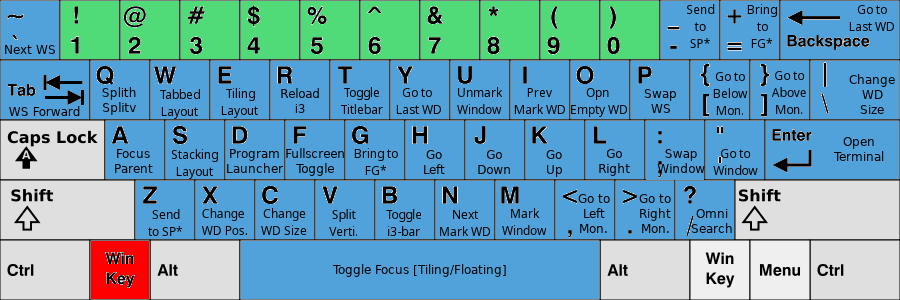
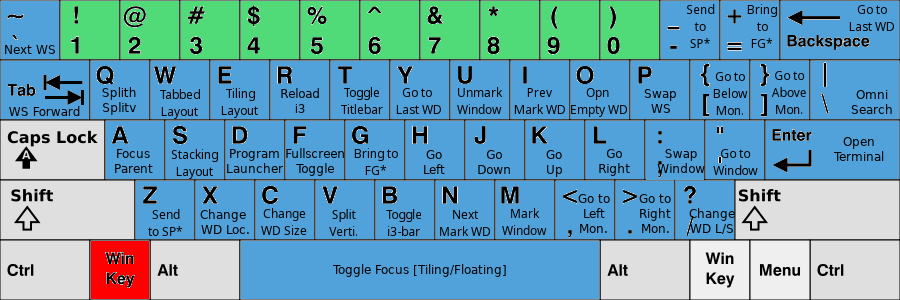
Before/after of a 900×300 layered artwork. What changed in the layer stack:
painted on "Change ..." (1st of 2) over [200, 208, 249, 235]
renamed "Omni ..." to "Change ...", painted on it over [689, 208, 735, 234]
renamed "Change ... #1" to "Omni ... #1", painted on it over [849, 74, 895, 114]
